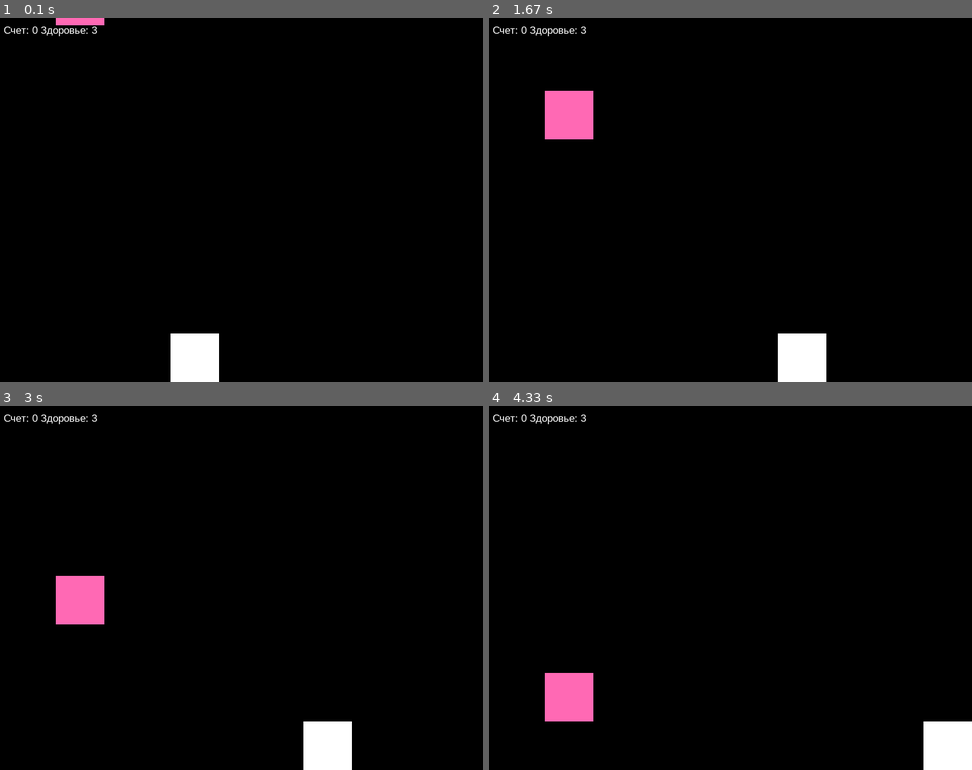
Above: before the commit, frames 1-4 (two rows, left to right).
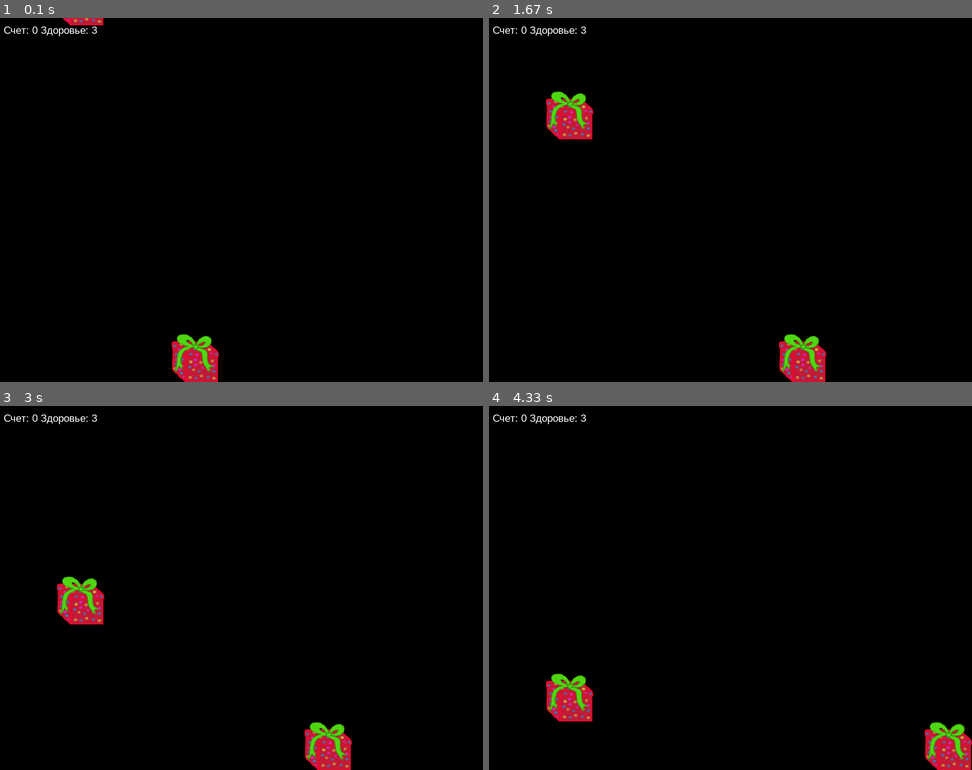
Above: after the commit, the same moments.

Repository: SlavaTatanov/Christmas-game-on-PyGame
Game: pygame game, started from main.py
Same seed, same stepped clock (60 frames per second), same inputs: the game is played once before the commit and once after it.
Inputs:
- Up to frame 1 (0.1 s): no input
- Up to frame 2 (1.67 s): hold Right 0.33-0.8 s; hold Right 0.83-1.3 s; hold Left from 1.33 s (still down)
- Up to frame 3 (3 s): release Left at 1.87 s; hold Left 1.9-2.3 s; hold Right 2.33-2.97 s
- Up to frame 4 (4.33 s): hold Left 3-3.47 s; hold Right 3.5-3.97 s; hold Right from 4 s (still down)

The runs differ from the first frame. In frame 1, 1.5% of the frame differs, in the area x 11-46%, y 0-100%; in frame 2, 2.7%, in the area x 11-70%, y 20-100%; in frame 3, 2.7%; in frame 4, 2.7%.

Commit message:
add image randering

Diff:
--- a/data/game_objects.py
+++ b/data/game_objects.py
@@ -7,15 +7,14 @@
     """
     Из него создается игрок, и он родительский для подарка
     """
-    def __init__(self, y, color, size=0.1):
+    def __init__(self, y, size=0.1):
         self.size = size * cf.W
-        self.color = color
-        self.srf = pg.Surface((self.size, self.size))
-        self.rect = self.srf.get_rect(topleft=(int(rd.randint(1, cf.W - self.size)), int(y - self.size)))
+        self.img = pg.image.load('data/img/gift.png').convert_alpha()
+        self.img = pg.transform.scale(self.img, (self.size, self.size))
+        self.rect = self.img.get_rect(topleft=(int(rd.randint(1, cf.W - self.size)), int(y - self.size)))
 
     def render(self, srf):
-        srf.blit(self.srf, self.rect)
-        self.srf.fill(self.color)
+        srf.blit(self.img, self.rect)
 
 
 class Gift(GameObject):
--- a/game_info.py
+++ b/game_info.py
@@ -1,5 +1,4 @@
 import data.game_objects as g_ob
-import config as cf
 
 # Данные перенести в main, файл сделать game tools, где просто набор инструментов для наполнения
 
@@ -10,6 +9,6 @@
     for i in range(col):
         gift_y = start_pos - interval
         start_pos = gift_y
-        gift = g_ob.Gift(gift_y, cf.color['HotPink'])
+        gift = g_ob.Gift(gift_y)
         res.append(gift)
     return res
--- a/main.py
+++ b/main.py
@@ -32,7 +32,7 @@
     move_direction = {'LEFT': False, 'RIGHT': False}  # Контролирует нажатую клавишу
     user_status = {'score': 0, 'health': 3, 'gift_speed': 2, 'player_speed': 12, 'rank': 10}
     gifts = gi.gifts_create()
-    player = g_ob.GameObject(config.H, config.color['White'])
+    player = g_ob.GameObject(config.H)
     score_label = g_ob.TextLabel('arial', 17, (10, 10), config.color['White'])
     objects = gifts + [player]  # Общий список объектов для рендера
     while True:
Binary file added: data/img/gift.png
